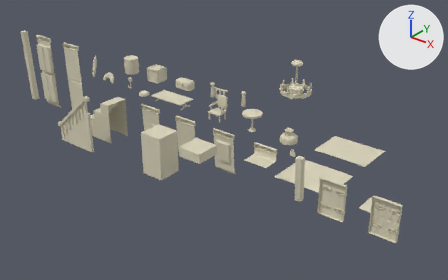
Before and after pictures for a commit that changed the FBX model Museum of Pierre/Assets/Models/AllProps.fbx.
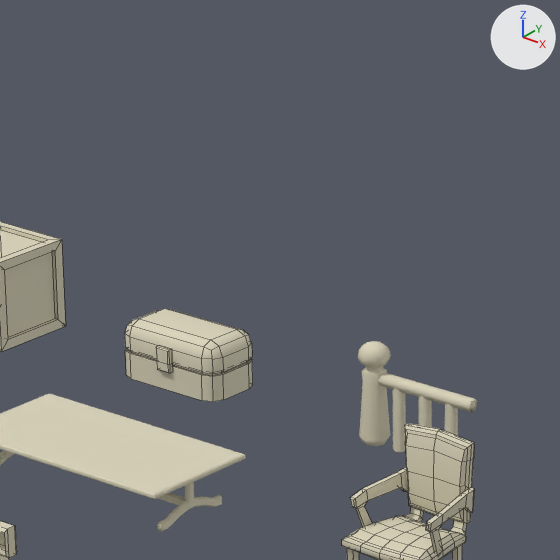
The first picture shows the older version from a camera (50 mm lens) standing at (0.152, -0.171, 0.121) and looking at (0.0, 0.019, 0.003). The close-ups show both versions on the part from 35% to 54% of the width and 11% to 41% of the height of that picture; other places that the commit changed are outside them. The axes (+X, +Y, +Z) are drawn at upper right. The lights are the same throughout. The close-ups show mesh edges as thin lines. Where no turn or scale is listed for an object, it has been applied to the vertices.

The first close-up shows 'Chair', 'Chest', 'Crate', 'Fence', 'Table'.
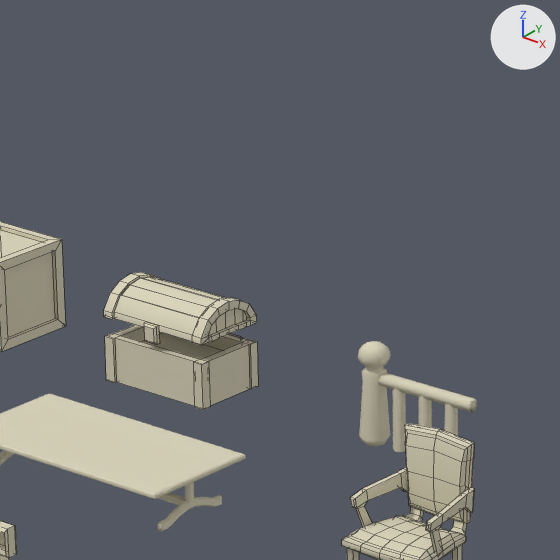
The change, as a list of edits to the scene's bpy script:
```text
Change me_mesh_012:
    used by ob_chest; location = (-0.06, 0.06, 0.0)
    remove me_mesh_012.from_pydata(...)  # 106 vertices, 97 faces; spans x -0.005..0.005, y -0.00214..0.00366, z 0.0..0.00476
    add me_mesh_012.from_pydata(...)  # 84 vertices, 88 faces; spans x -0.00517..0.00517, y -0.00329..0.00329, z 0.0..0.00386
    me_mesh_012 part 1: the loose piece of 88 vertices spanning x -0.005..0.005, y -0.00176..0.00366, z 0.0..0.00476 is rebuilt with 60 vertices and now spans x -0.00517..0.00517, y -0.00329..0.00329, z 0.0..0.00374
    me_mesh_012 part 2: the loose piece of 18 vertices spanning x -0.00068..0.00068, y -0.00214..-0.0017, z 0.00163..0.00357 is deleted
Add me_mesh_032:
    me_mesh_032.from_pydata(...)  # 168 vertices, 164 faces; spans x -0.00939..0.00095, y -0.00657..0.00018, z -0.00102..0.0027
    me_mesh_032.materials.append(mat_enivronment_mat)  # light grey #dbd5bc
Change ob_chest:
    ob_chest.location: (-0.06, 0.06, 0.0) -> (-0.06, 0.06009, 0.0)
Add ob_chest_top:
    ob_chest_top = bpy.data.objects.new('Chest_Top', me_mesh_032)
    ob_chest_top.location = (-0.05578, 0.06319, 0.00538)
```

Changed parts and their boxes [x1, y1, x2, y2] in the close-ups (560 x 560 px):
'Chest', reshaped, moved
    before: [125, 309, 253, 402]
    after: [105, 325, 258, 410]
'Chest_Top', added
    after: [104, 272, 257, 345]
part 1 of me_mesh_012, rebuilt
    before: [125, 309, 253, 402]
    after: [105, 325, 258, 410]
part 2 of me_mesh_012, deleted
    before: [156, 346, 173, 373]
